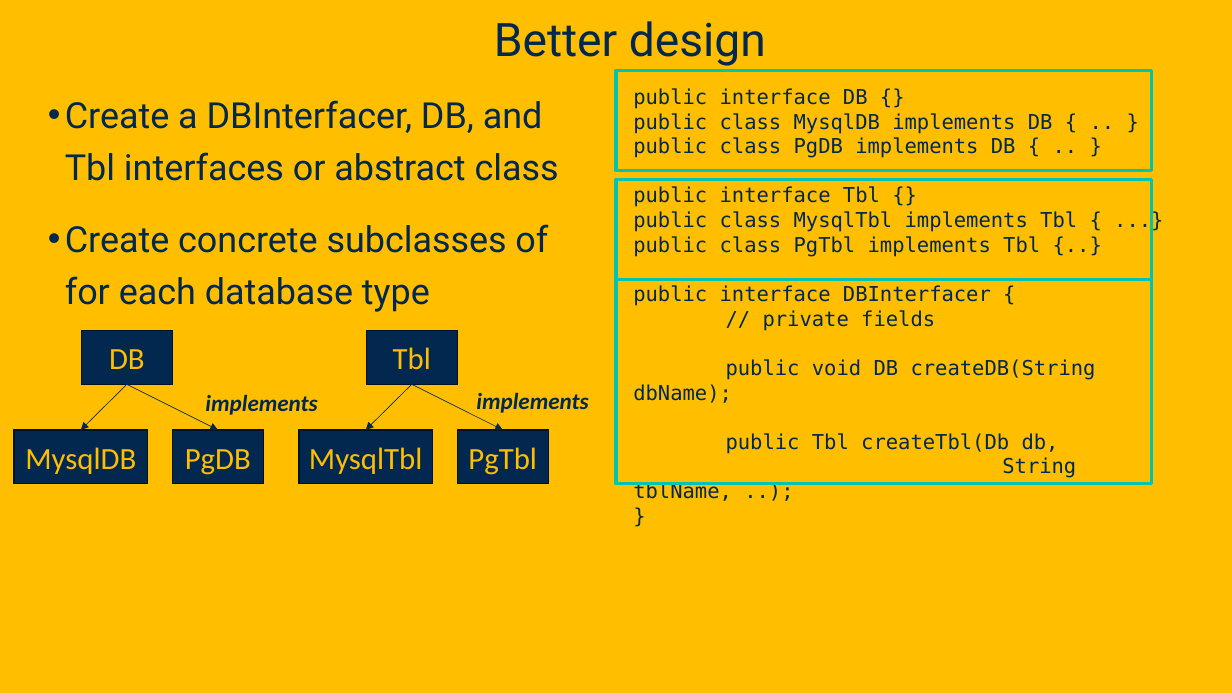
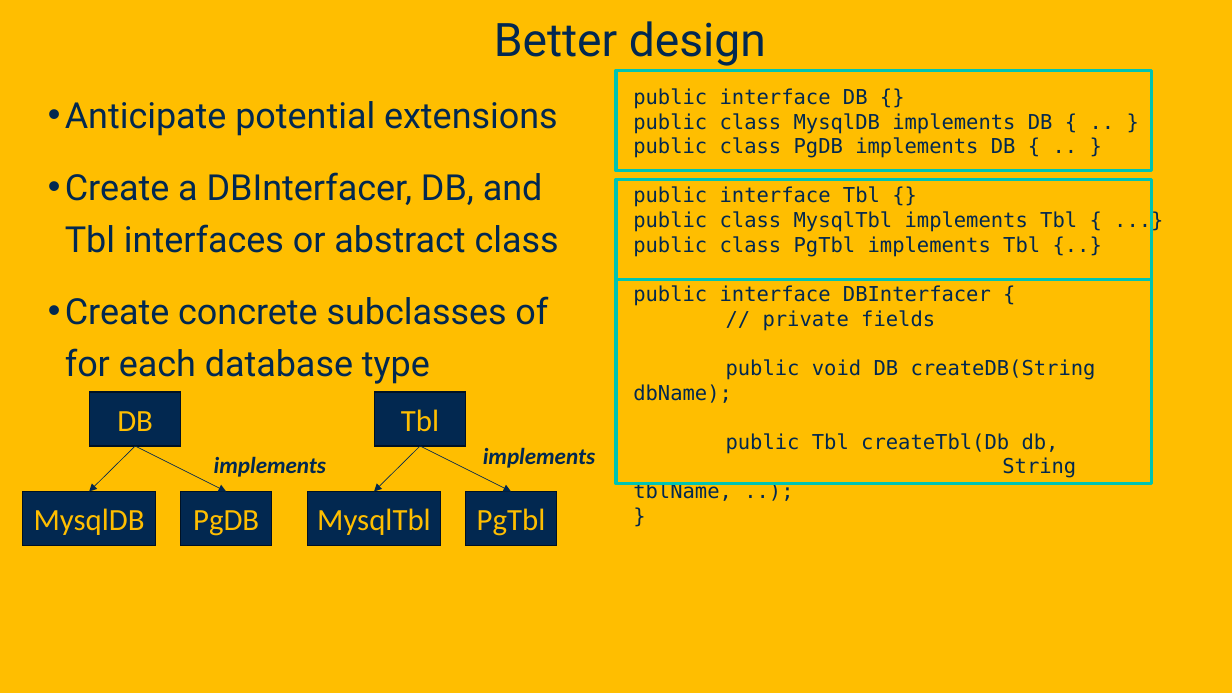
Before and after one commit to davsec-teaching/ecs160-f25, a slide deck: slide 25 of slides/2_oo_background.pptx (slide 24 before the commit). Drawn at 1232x693 pixels with LibreOffice and Linux fonts; fonts in the diff are those of the drawing; background and template pictures are left out. Boxes give left, top, right and bottom in pixels: in the first picture for what was removed or moved away, otherwise in the second. Text is boxed around its words. In the diff, an @@ line names an element or a change of style, - is before the commit and + after.

```diff
--- a/slides/2_oo_background.pptx
+++ b/slides/2_oo_background.pptx
@@ text at [65,101,557,136]: paragraph added @@
+• Anticipate potential extensions
@@ 6 rectangles, 4 arrows, 1 text: place and size @@
-6 rectangles, 4 arrows, 1 text at [14,331,548,483]
+6 rectangles, 4 arrows, 1 text at [22,392,556,545]
@@ text "implements": place and size @@
-text "implements" at [476,392,588,413]
+text "implements" at [483,447,595,468]
```
Also in this commit, not shown: 18 other slides changed, 2 slides added.
